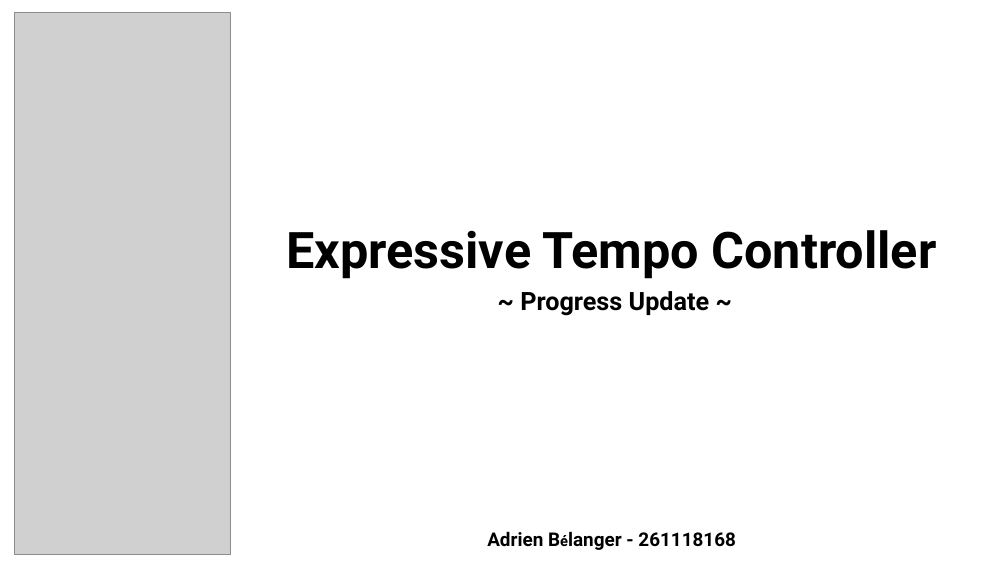
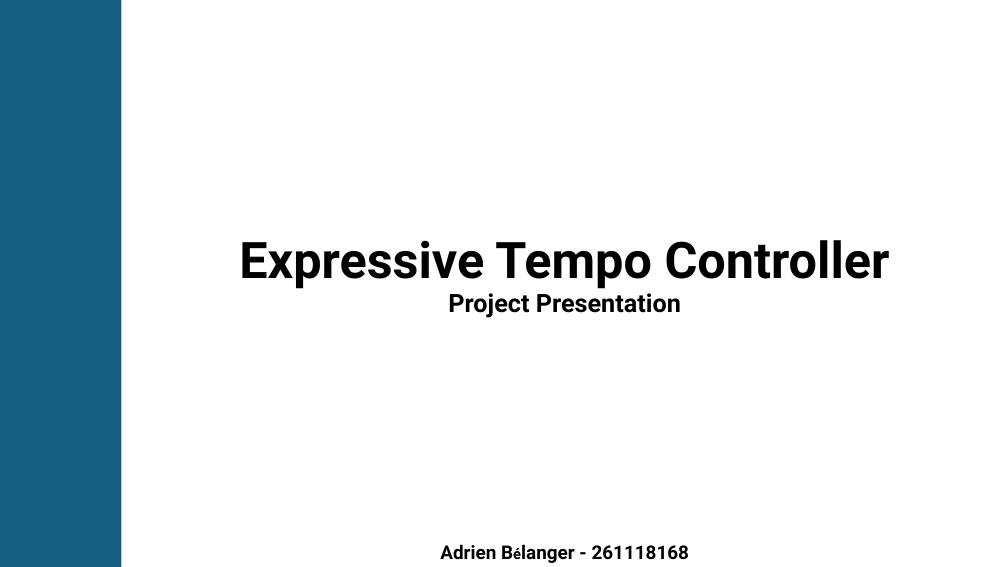
Before and after one commit to AdrienBelanger/306-Project, a slide deck: slide 1 of Presentation/Final Presentation.pptx. Drawn at 1008x567 pixels with LibreOffice and Linux fonts; fonts in the diff are those of the drawing; grey boxes stand for pictures. Boxes give left, top, right and bottom in pixels: in the first picture for what was removed or moved away, otherwise in the second. Text is boxed around its words. In the diff, an @@ line names an element or a change of style, - is before the commit and + after.

```diff
--- a/Presentation/Final Presentation.pptx
+++ b/Presentation/Final Presentation.pptx
@@ rectangle added at [0,0,122,567], fill #156082 @@
@@ picture removed at [14,12,231,554] @@
@@ text "Expressive Tempo Controller": place and size @@
-text "Expressive Tempo Controller" at [286,230,936,279]
+text "Expressive Tempo Controller" at [239,240,890,289]
@@ text at [448,293,681,318]: text changed @@
-~ Progress Update ~
+Project Presentation
@@ text "Adrien Bélanger - 261118168": place and size @@
-text "Adrien Bélanger - 261118168" at [487,531,736,546]
+text "Adrien Bélanger - 261118168" at [440,544,690,560]
```
Also in this commit, not shown: 6 slides added, 4 slides removed, 6 other files.
